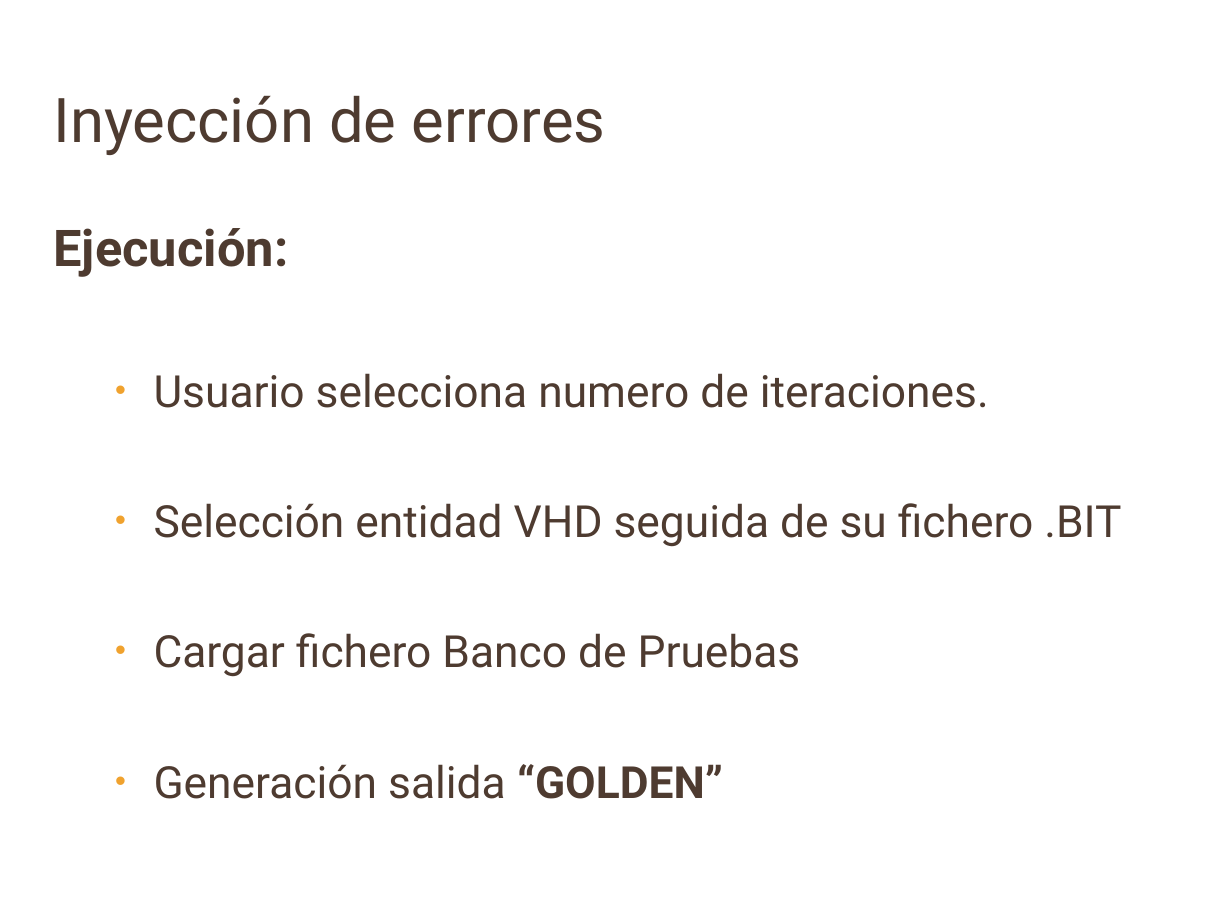
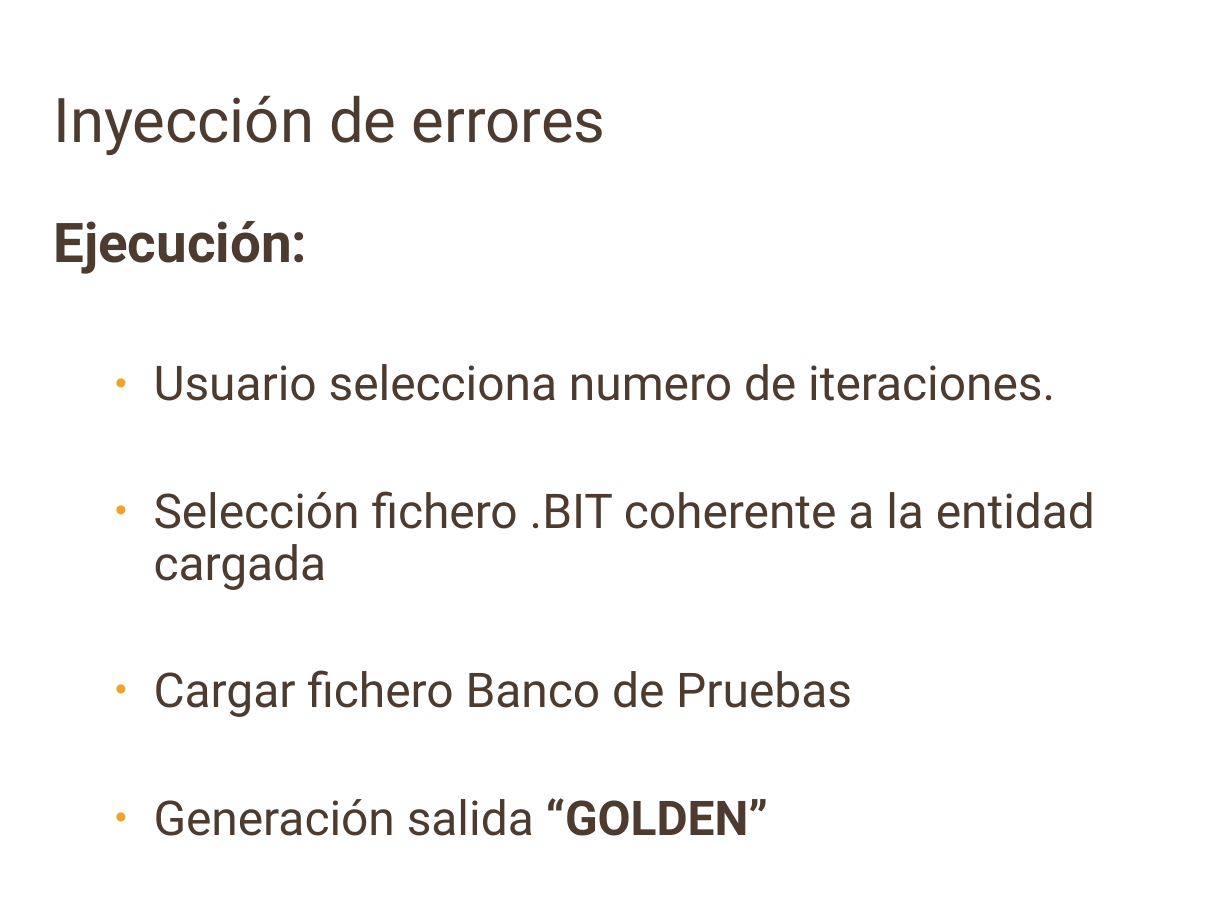
Before and after one commit to gargomanjr/fpga2010, a slide deck: slide 30 of Nessy2.0/memoria/Presentacion_SSII.ppt (slide 33 before the commit). Drawn at 1232x924 pixels with LibreOffice and Linux fonts; fonts in the diff are those of the drawing; background and template pictures are left out. Boxes give left, top, right and bottom in pixels: in the first picture for what was removed or moved away, otherwise in the second. Text is boxed around its words. In the diff, an @@ line names an element or a change of style, - is before the commit and + after.

```diff
--- a/Nessy2.0/memoria/Presentacion_SSII.ppt
+++ b/Nessy2.0/memoria/Presentacion_SSII.ppt
@@ text at (53,221,1055,836): size 29.6 to 32 pt in "Ejecución:"; size 25.9 to 28 pt in "Usuario selecciona numero de iteraciones.", "Cargar fichero Banco de Pruebas", "Generación salida “GOLDEN”"; line spacing 1 to 0.9 @@
@@ text at (154,491,1095,590): text changed; size 25.9 to 28 pt @@
-  • Selección entidad VHD seguida de su fichero .BIT
+  • Selección fichero .BIT coherente a la entidad cargada
```
Also in this commit, not shown: 1 other slide changed, 5 slides removed.
